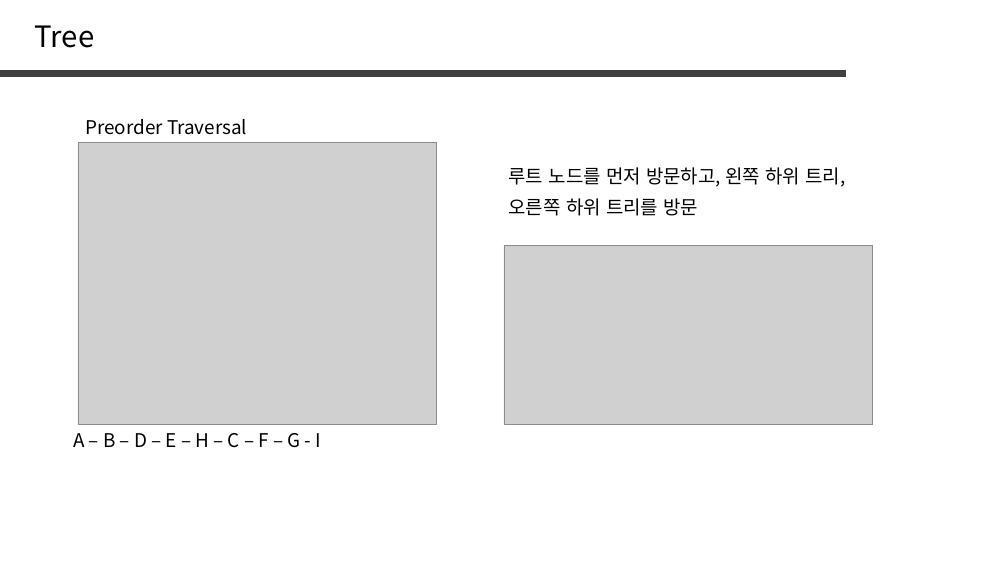
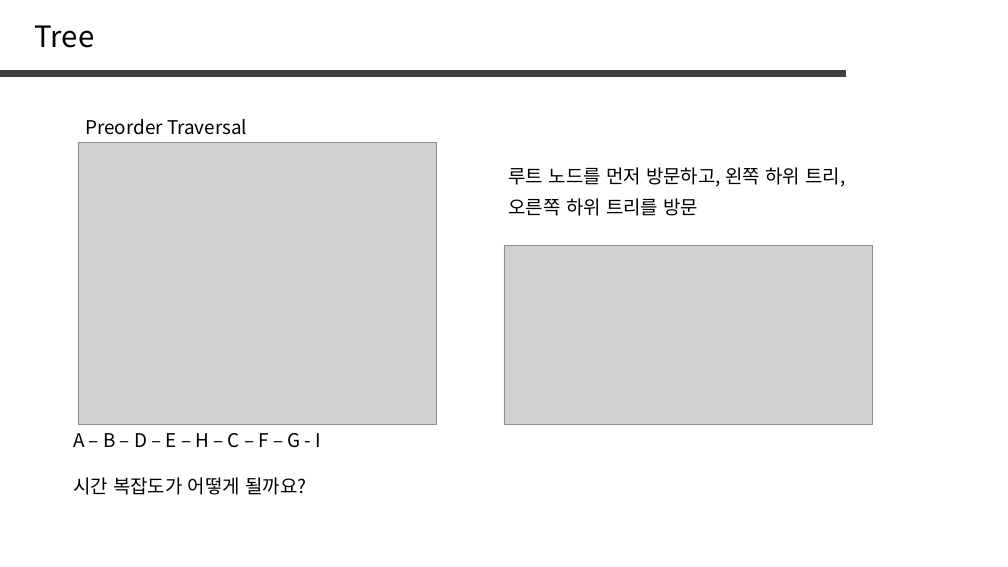
Before and after one commit to jaehoo1/PS-study, a slide deck: slide 5 of study/8_Tree, Graph.pptx (slide 6 before the commit). Drawn at 1008x567 pixels with LibreOffice and Linux fonts; fonts in the diff are those of the drawing; grey boxes stand for pictures. Boxes give left, top, right and bottom in pixels: in the first picture for what was removed or moved away, otherwise in the second. Text is boxed around its words. In the diff, an @@ line names an element or a change of style, - is before the commit and + after.

```diff
--- a/study/8_Tree, Graph.pptx
+++ b/study/8_Tree, Graph.pptx
@@ text added at bbox=[73, 477, 306, 495], 18 pt, text #000000 @@
+시간 복잡도가 어떻게 될까요?
```
Also in this commit, not shown: 6 other slides changed, 14 slides added, 24 slides removed.
